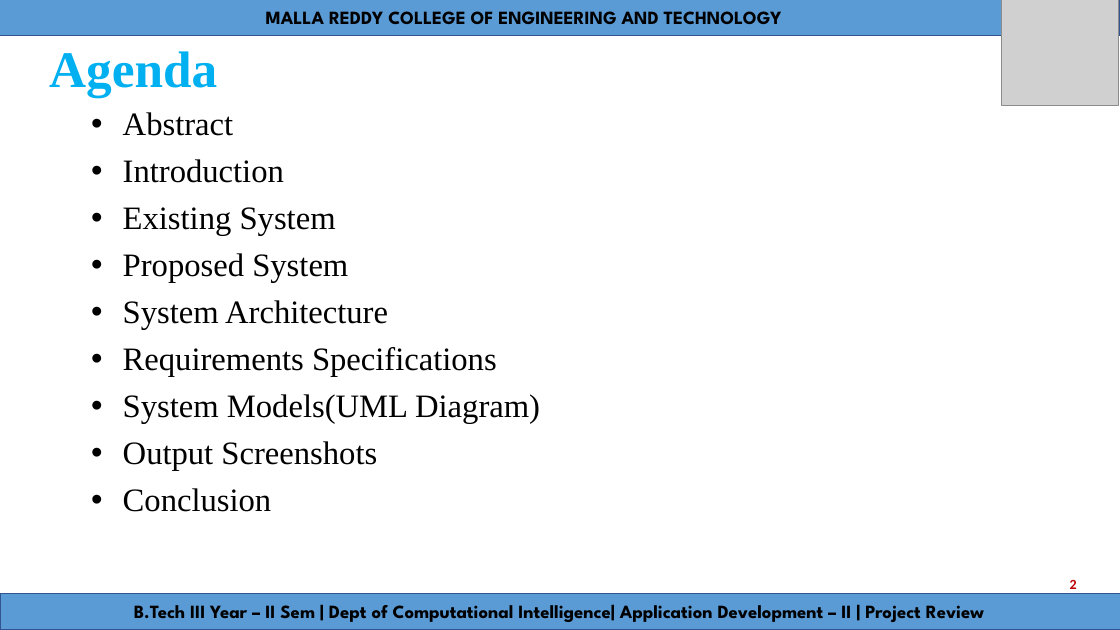
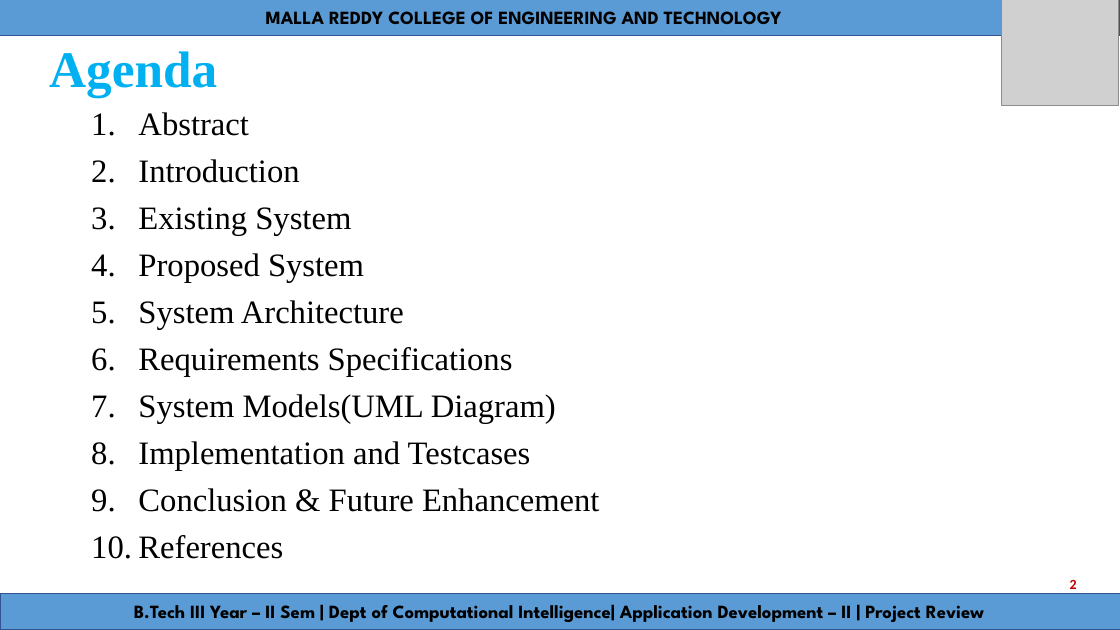
Before and after one commit to DurishettyAnirudh/AD-1, a slide deck: slide 2 of Documentation/PPT_video_Generator.pptx. Drawn at 1120x630 pixels with LibreOffice and Linux fonts; fonts in the diff are those of the drawing; grey boxes stand for pictures. Boxes give left, top, right and bottom in pixels: in the first picture for what was removed or moved away, otherwise in the second. Text is boxed around its words. In the diff, an @@ line names an element or a change of style, - is before the commit and + after.

```diff
--- a/Documentation/PPT_video_Generator.pptx
+++ b/Documentation/PPT_video_Generator.pptx
@@ text at [138, 112, 556, 423]: bullet • to 1. @@
@@ text at [138, 441, 599, 559]: text changed @@
-• Output Screenshots
-• Conclusion
+8. Implementation and Testcases
+9. Conclusion & Future Enhancement
+10. References
```
Also in this commit, not shown: 4 other slides changed, 5 slides added, 5 other files.
